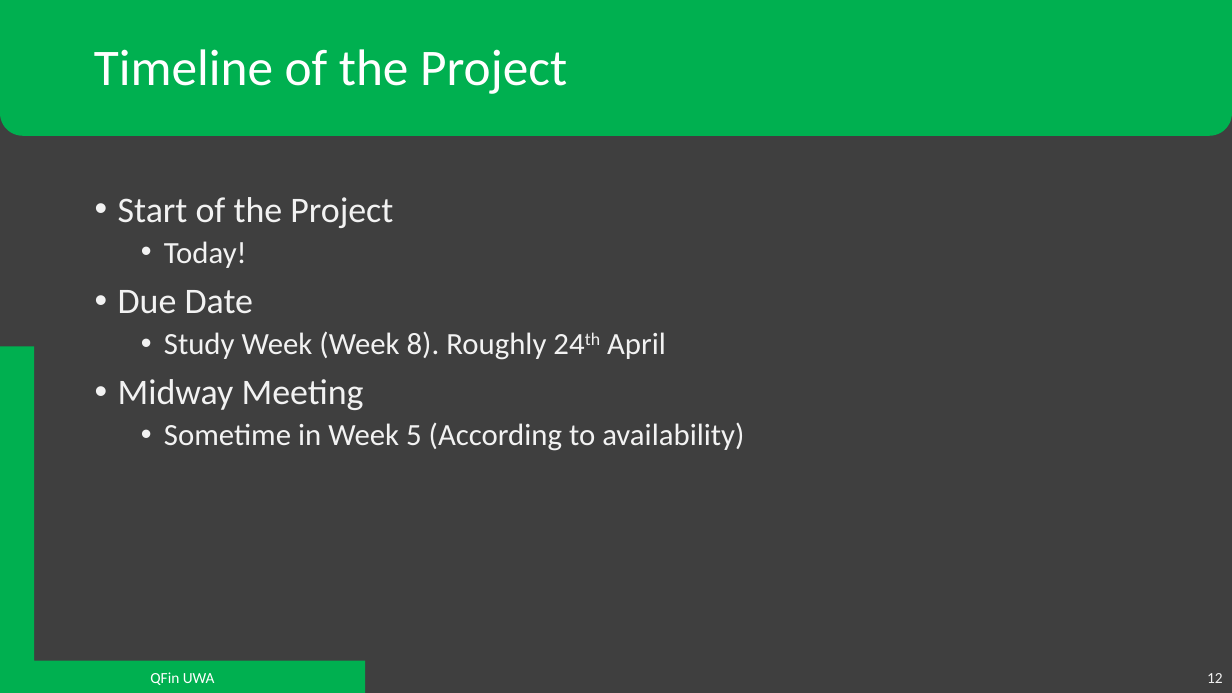
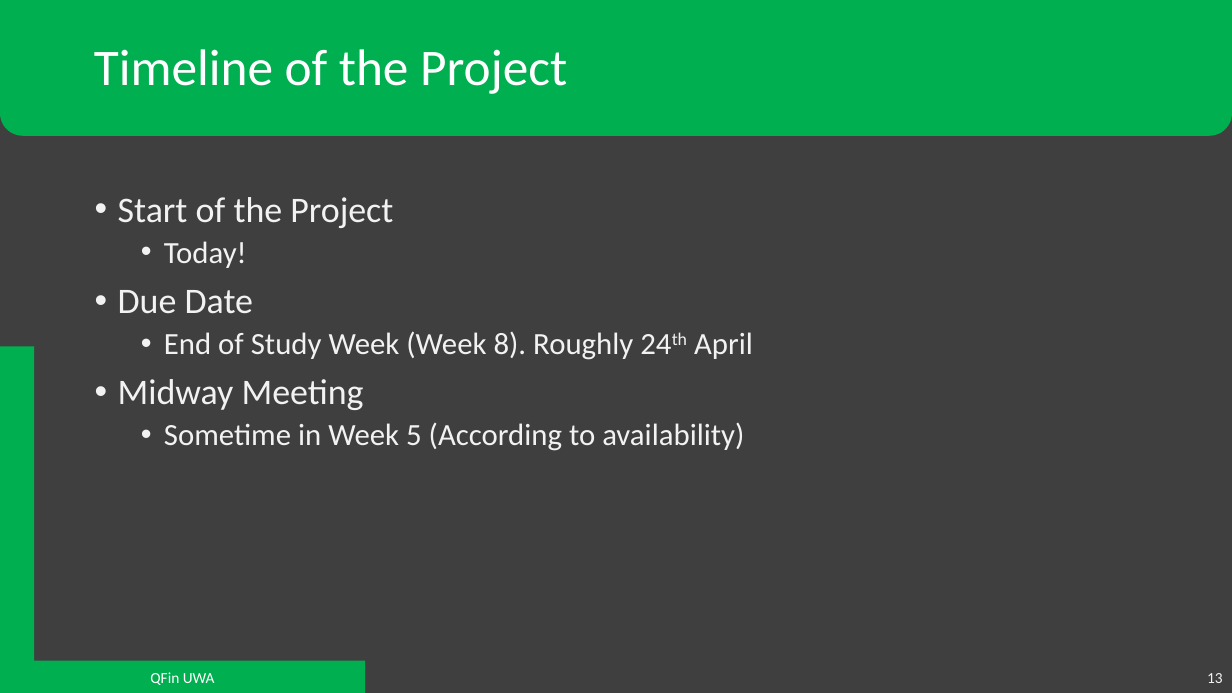
Before and after one commit to QFinUWA/Mean-Reversion-Trading-Team-Project-Semester-1-2022, a slide deck: slide 13 of Mean Reversion - Project Semester 1 2022.pptx (slide 12 before the commit). Drawn at 1232x693 pixels with LibreOffice and Linux fonts; fonts in the diff are those of the drawing. Boxes give left, top, right and bottom in pixels: in the first picture for what was removed or moved away, otherwise in the second. Text is boxed around its words. In the diff, an @@ line names an element or a change of style, - is before the commit and + after.

```diff
--- a/Mean Reversion - Project Semester 1 2022.pptx
+++ b/Mean Reversion - Project Semester 1 2022.pptx
@@ text at (164, 331, 753, 360): text changed @@
-  • Study Week (Week 8). Roughly 24th April
+  • End of Study Week (Week 8). Roughly 24th April
@@ page number at (1207, 673, 1223, 683): text changed @@
-12
+13
```
Also in this commit, not shown: 3 other slides changed, 1 slide added, 1 other file.
